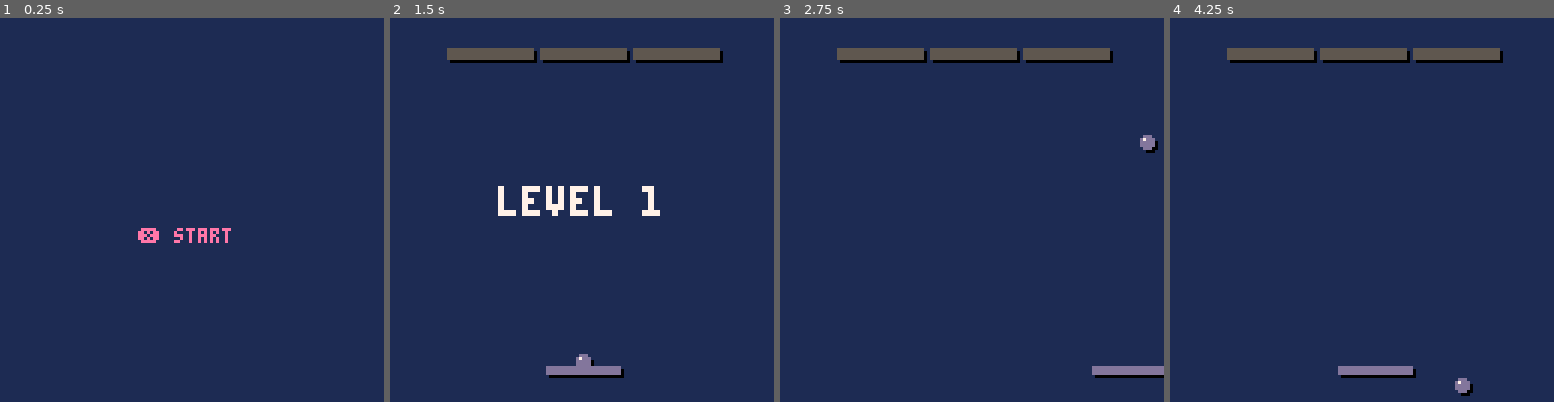
Above: before the commit, frames 1-4 (left to right).
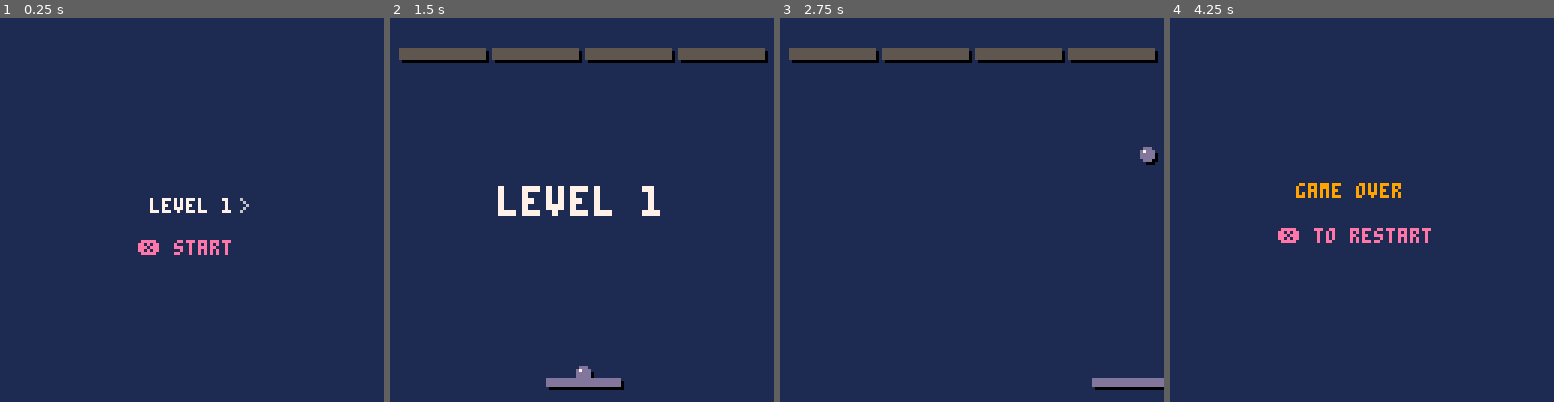
Above: after the commit, the same moments.

Repository: jxnprince/pico-8-experiments
Game: PICO-8 cartridge carts/breakout/breakout.p8
Same seed, same stepped clock (60 frames per second), same inputs: the game is played once before the commit and once after it.
Inputs:
- Up to frame 1 (0.25 s): no input
- Up to frame 2 (1.5 s): tap X (X key) at 0.33, 1.07 s; tap O (Z key) at 0.7 s
- Up to frame 3 (2.75 s): hold Right 1.6-2.1 s; tap O (Z key) at 1.7, 2.1, 2.5 s; tap X (X key) at 1.85 s; hold Up 2.15-2.42 s; hold Right from 2.47 s (still down)
- Up to frame 4 (4.25 s): tap O (Z key) every 0.4 s from 2.9 to 4.1 s; tap X (X key) at 2.97, 4.08 s; release Right at 3.03 s; hold Left 3.08-3.58 s; hold Down 3.63-3.97 s; hold Right from 4.02 s (still down)

The runs differ from the first frame. In frame 1, 1.1% of the frame differs, in the area x 35-65%, y 46-62%; in frame 2, 2.6%; in frame 3, 2.7%; in frame 4, 4.7%, in the area x 14-87%, y 7-99%.

Commit message:
add level system & level select

Diff:
--- a/carts/breakout/breakout.p8
+++ b/carts/breakout/breakout.p8
@@ -15,7 +15,7 @@
   input = {}
 
   settings = settings or { palette_i = 1 }
-
+  sel_level = 1
   mode = "start"
 end
 
@@ -84,13 +84,18 @@
 --> START UP
 
 function update_start()
-  if btn_pressed(btn_x) then
-    init_game()
-  end
+  if btn_pressed(btn_left) then sel_level = max(1, sel_level - 1) end
+  if btn_pressed(btn_right) then sel_level = min(#level_defs, sel_level + 1) end
+  if btn_pressed(btn_x) then init_game(sel_level) end
 end
 
 function draw_start()
-  print("❎ start", 46, 70, 14)
+  local lbl = "level "..sel_level
+  local lx = 64 - #lbl * 2
+  if sel_level > 1 then print("<", lx - 6, 60, 6) end
+  print(lbl, lx, 60, 7)
+  if sel_level < #level_defs then print(">", lx + #lbl * 4 + 2, 60, 6) end
+  print("❎ start", 46, 74, 14)
 end
 
 --> GAME OVER
@@ -111,7 +116,7 @@
 pw = 24        -- paddle width
 ph = 2         -- paddle height
 br = 2         -- ball radius
-pspd = 3       -- paddle speed (px per frame)
+pspd = 3.2     -- paddle speed (px per frame)
 bump_dur = 8   -- frames the bump animation lasts
 bump_mult = 1.3 -- Speed multiplier for bump
 max_spd = 3       -- Top speed for the ball
@@ -124,17 +129,27 @@
 bstart_y = 10  -- top margin
 
 level_defs = {
-  {bw=28, bh=3, bcols=3,  brows=1},
-  {bw=28, bh=3, bcols=3,  brows=2},
-  {bw=20, bh=3, bcols=4,  brows=2},
-  {bw=20, bh=3, bcols=4,  brows=3},
-  {bw=14, bh=3, bcols=6,  brows=3},
-  {bw=14, bh=3, bcols=6,  brows=4},
-  {bw=10, bh=3, bcols=8,  brows=4},
-  {bw=10, bh=3, bcols=8,  brows=5},
-  {bw=9,  bh=2, bcols=10, brows=5},
-  {bw=9,  bh=2, bcols=10, brows=6},
-  {bw=7,  bh=2, bcols=12, brows=7},
+  {bw=28, bh=3, bcols=4,  brows=1}, -- 1
+  {bw=28, bh=3, bcols=4,  brows=2}, -- 2
+  {bw=28, bh=3, bcols=4,  brows=4}, -- 3
+  {bw=20, bh=3, bcols=5,  brows=2}, -- 4
+  {bw=20, bh=3, bcols=5,  brows=4}, -- 5
+  {bw=20, bh=3, bcols=5,  brows=6}, -- 6
+  {bw=14, bh=3, bcols=7,  brows=4}, -- 7
+  {bw=14, bh=3, bcols=7,  brows=6}, -- 8
+  {bw=10, bh=3, bcols=9,  brows=2}, -- 9
+  {bw=10, bh=3, bcols=9,  brows=4}, -- 10
+  {bw=10, bh=3, bcols=9,  brows=6}, -- 11
+  {bw=10, bh=2, bcols=9,  brows=4}, -- 12
+  {bw=10, bh=2, bcols=9,  brows=6}, -- 13
+  {bw=9,  bh=2, bcols=10, brows=6}, -- 14
+  {bw=8,  bh=2, bcols=11, brows=6}, -- 15
+  {bw=7,  bh=2, bcols=11, brows=6}, -- 16
+  {bw=6,  bh=2, bcols=13, brows=6}, -- 17
+  {bw=5,  bh=2, bcols=15, brows=6}, -- 18
+  {bw=4,  bh=2, bcols=18, brows=6}, -- 19
+  {bw=3,  bh=2, bcols=21, brows=6}, -- 20
+  {bw=1,  bh=2, bcols=30, brows=6}, -- 21
 }
 
 function init_bricks()
@@ -179,11 +194,11 @@
 end
 
 -- resets all game state, called when starting a new game
-function init_game()
-  level = 1
+function init_game(start_lvl)
+  level = start_lvl or 1
   px = 64 - pw / 2
   pdx = 0
-  py = 116
+  py = 120
   pyo = 0
   pbump = 0
   bump_cd = 0
@@ -195,7 +210,7 @@
   pby = by
   serving = true
   clear_delay = 0
-  apply_level(1)
+  apply_level(level)
   trans_timer = 150
   mode = "transition"
 end
@@ -304,7 +319,7 @@
       pbump = 0
       play_sfx(2)
     else
-      play_sfx(3)
+      play_sfx(5)
     end
   elseif not crossed_top then
     -- side collision: ball entered paddle from left or right
Not shown, changed: the sound effects (__sfx__) section of carts/breakout/breakout.p8
